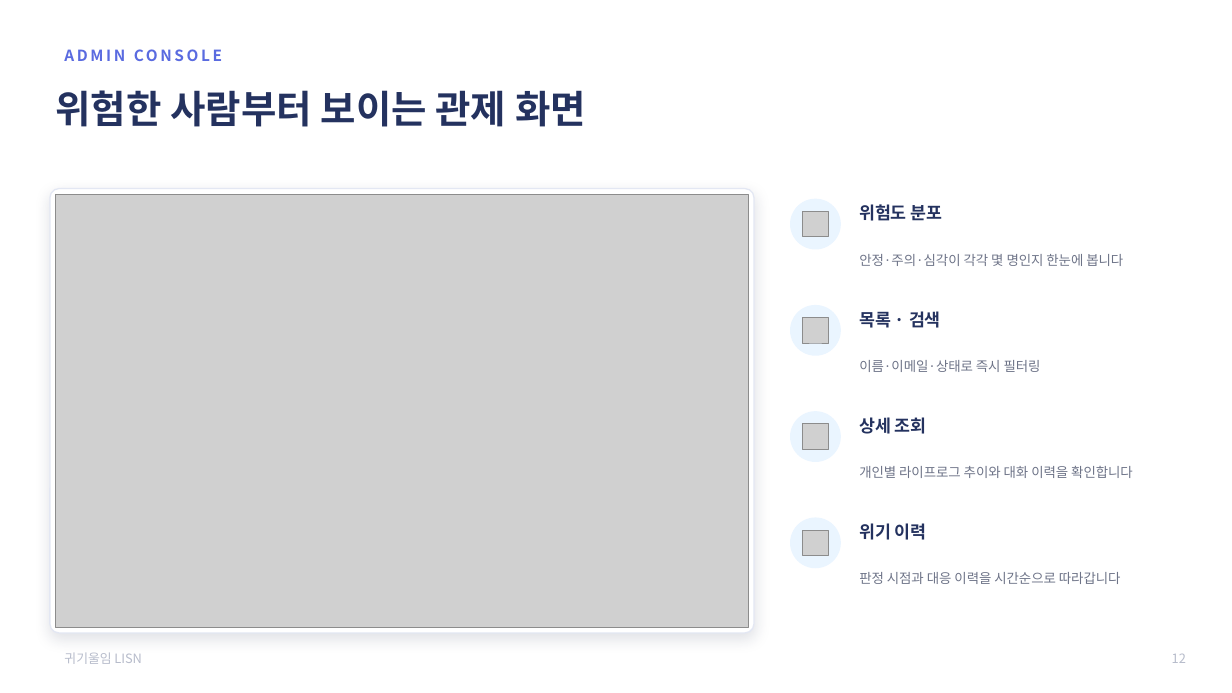
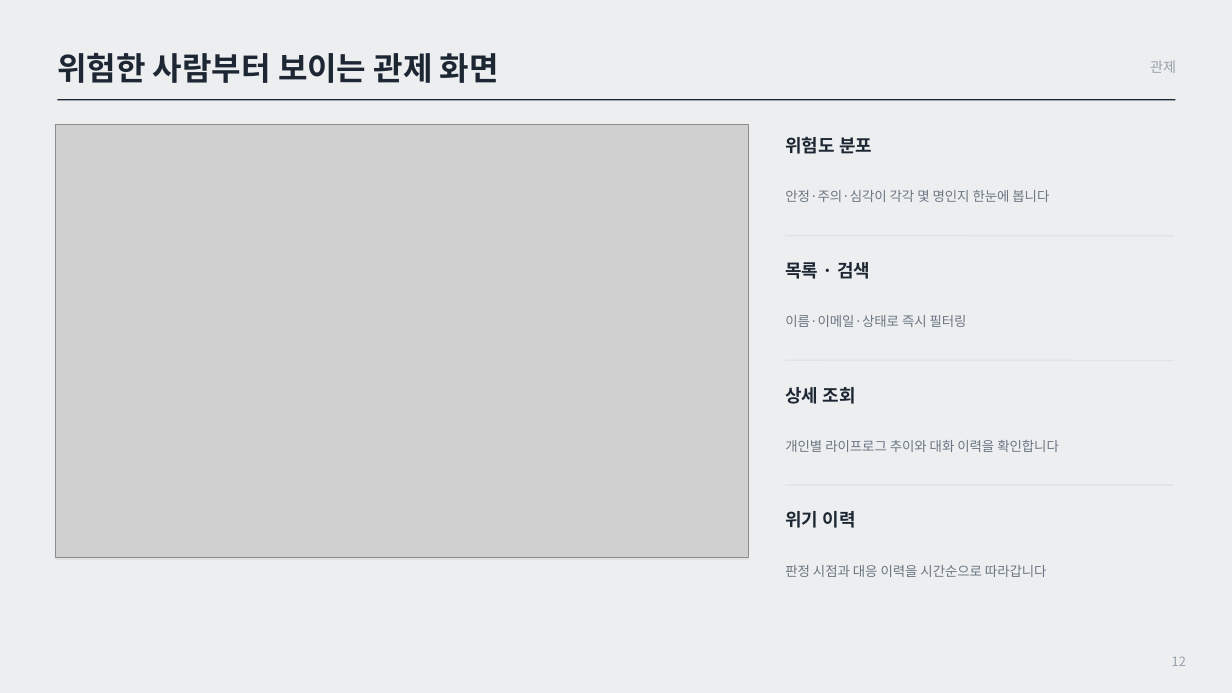
Before and after one commit to 2026-SMHRD-KDT-HealthCare-5/lisn, a slide deck: slide 13 of documents/최종발표자료_귀기울임.pptx. Drawn at 1232x693 pixels with LibreOffice and Linux fonts; fonts in the diff are those of the drawing; grey boxes stand for pictures. Boxes give left, top, right and bottom in pixels: in the first picture for what was removed or moved away, otherwise in the second. Text is boxed around its words. In the diff, an @@ line names an element or a change of style, - is before the commit and + after.

```diff
--- a/documents/최종발표자료_귀기울임.pptx
+++ b/documents/최종발표자료_귀기울임.pptx
@@ background #FFFFFF to #ECEEF0 @@
@@ text removed at box(55, 39, 795, 71) @@
-ADMIN CONSOLE
@@ text "위험한 사람부터 보이는 관제 화면": place and size @@
-text "위험한 사람부터 보이는 관제 화면" at box(55, 90, 586, 127)
+text "위험한 사람부터 보이는 관제 화면" at box(57, 53, 499, 83)
@@ text "위험한 사람부터 보이는 관제 화면" at box(57, 53, 499, 83): size 30 to 25 pt, text colour #24325F to #1D2733 @@
@@ text added at box(1150, 61, 1176, 73), 11 pt, text #98A1AB @@
+관제
@@ line added from (57, 100) to (1176, 100), #1D2733 1 pt @@
@@ picture: place and size @@
-picture at box(55, 194, 749, 628)
+picture at box(55, 125, 749, 558)
@@ rectangle added at box(55, 125, 749, 559), fill #FFFFFF, outline #DFE3E6 1 pt @@
@@ size 13.5 to 14 pt, text colour #24325F to #1D2733 in 4 elements at box(785, 511, 856, 528), box(785, 387, 856, 404), box(785, 262, 870, 279), box(785, 137, 872, 154) @@
@@ text "위험도 분포": place and size @@
-text "위험도 분포" at box(859, 204, 943, 221)
+text "위험도 분포" at box(785, 137, 872, 154)
@@ text colour #6E7488 to #6B7681; line spacing 1.25 to 1.3 in 4 elements at box(785, 565, 1047, 577), box(785, 440, 1059, 452), box(785, 315, 967, 327), box(785, 190, 1049, 202) @@
@@ text "안정·주의·심각이 각각 몇 명인지 한눈에 ...": place and size @@
-text "안정·주의·심각이 각각 몇 명인지 한눈에 ..." at box(859, 254, 1123, 266)
+text "안정·주의·심각이 각각 몇 명인지 한눈에 ..." at box(785, 190, 1049, 202)
@@ rounded rectangle removed at box(50, 189, 754, 633) @@
@@ ellipse removed at box(790, 199, 841, 250) @@
@@ line added from (786, 236) to (1174, 236), #DFE3E6 1 pt @@
@@ picture removed at box(803, 212, 829, 238) @@
@@ text "목록 · 검색": place and size @@
-text "목록 · 검색" at box(859, 311, 941, 328)
+text "목록 · 검색" at box(785, 262, 870, 279)
@@ text "이름·이메일·상태로 즉시 필터링": place and size @@
-text "이름·이메일·상태로 즉시 필터링" at box(859, 360, 1041, 372)
+text "이름·이메일·상태로 즉시 필터링" at box(785, 315, 967, 327)
@@ ellipse removed at box(790, 305, 841, 356) @@
@@ picture removed at box(803, 318, 829, 344) @@
@@ text "상세 조회": place and size @@
-text "상세 조회" at box(859, 417, 927, 434)
+text "상세 조회" at box(785, 387, 856, 404)
@@ line added from (786, 360) to (1174, 360), #DFE3E6 1 pt @@
@@ text "개인별 라이프로그 추이와 대화 이력을 ...": place and size @@
-text "개인별 라이프로그 추이와 대화 이력을 ..." at box(859, 466, 1133, 478)
+text "개인별 라이프로그 추이와 대화 이력을 ..." at box(785, 440, 1059, 452)
@@ ellipse removed at box(790, 411, 841, 462) @@
@@ picture removed at box(803, 424, 829, 450) @@
@@ text "위기 이력": place and size @@
-text "위기 이력" at box(859, 523, 927, 540)
+text "위기 이력" at box(785, 511, 856, 528)
@@ line added from (786, 485) to (1174, 485), #DFE3E6 1 pt @@
@@ ellipse removed at box(790, 518, 841, 568) @@
@@ picture removed at box(803, 531, 829, 556) @@
@@ text "판정 시점과 대응 이력을 시간순으로 ...": place and size @@
-text "판정 시점과 대응 이력을 시간순으로 ..." at box(859, 572, 1121, 584)
+text "판정 시점과 대응 이력을 시간순으로 ..." at box(785, 565, 1047, 577)
@@ text removed at box(64, 653, 142, 664) @@
-귀기울임 LISN
@@ text "12" at box(1172, 656, 1186, 666): text colour #B7BCCB to #98A1AB @@
```
Also in this commit, not shown: 12 other slides changed, 3 slides added, 3 slides removed, 3 other files.
